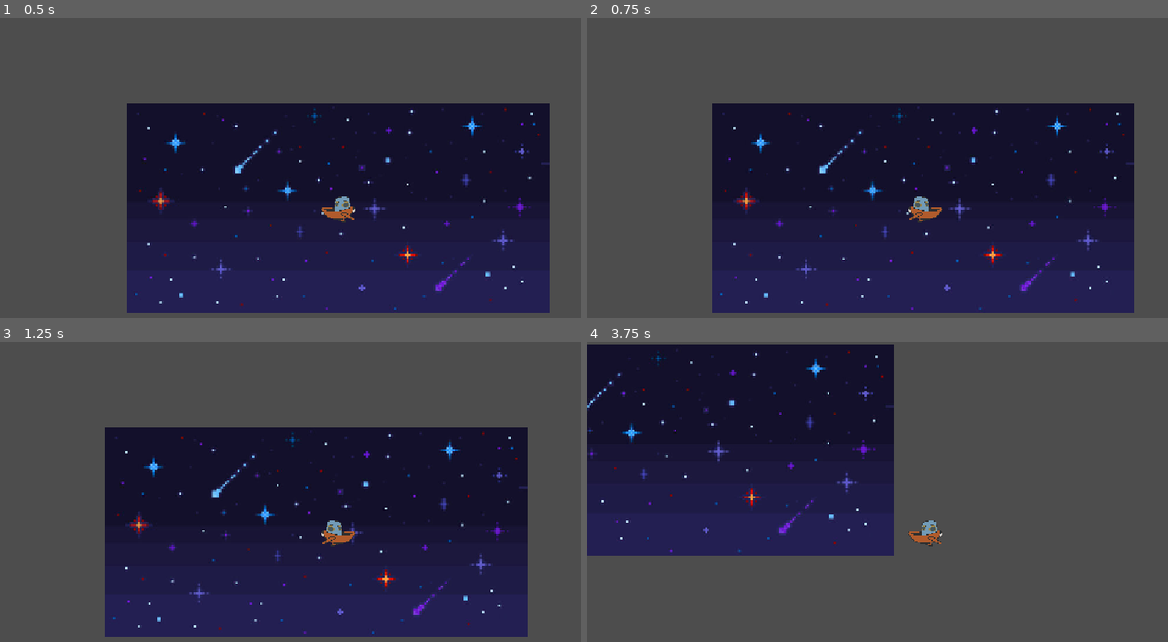
Above: before the commit, frames 1-4 (two rows, left to right).
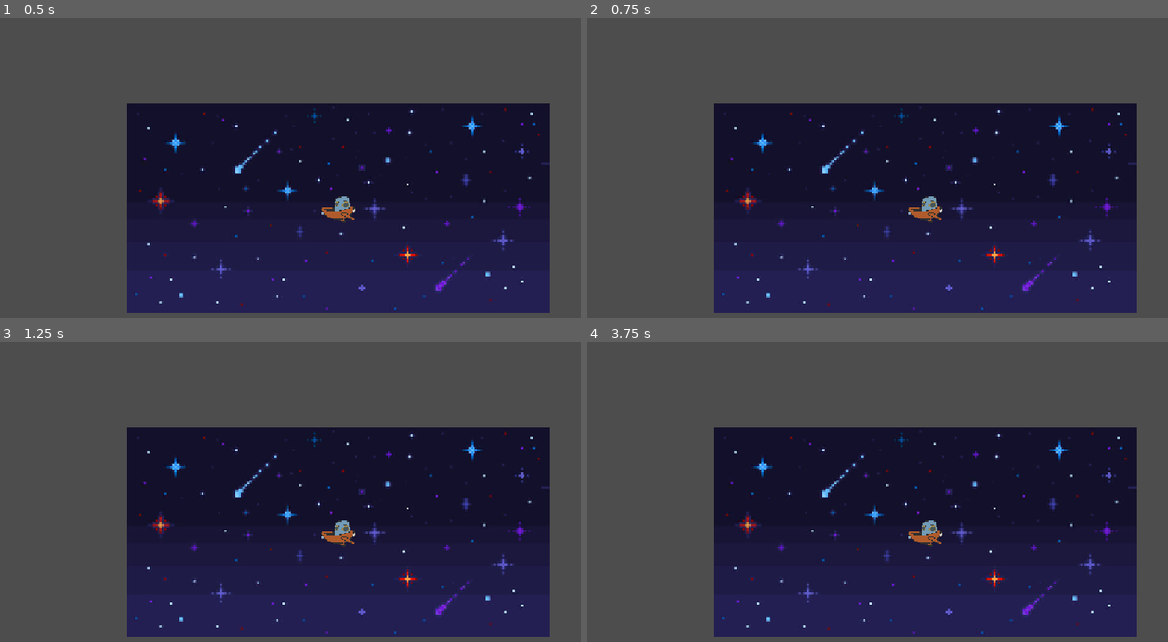
Above: after the commit, the same moments.

Repository: DudeNamedDarcy/CosmicJam2026
Game: Godot game, scene res://Scenes/game_scene.tscn
The game is run twice, just before and just after one commit, with the same random seed, the same clock (stepped at 60 frames per second) and the same inputs.
Inputs:
- Up to frame 1 (0.5 s): no input
- Up to frame 2 (0.75 s): tap Enter at 0.5 s; hold D (MoveRight) from 0.53 s (still down); hold Space (CastReel) from 0.53 s (still down)
- Up to frame 3 (1.25 s): keep holding D (MoveRight); keep holding Space (CastReel)
- Up to frame 4 (3.75 s): release D (MoveRight) at 1.28 s; release Space (CastReel) at 1.28 s; hold S (MoveDown) 1.28-2.03 s; tap Space (CastReel) at 1.35, 2.85 s; hold D (MoveRight) 2.03-2.78 s; hold Space (CastReel) 2.03-2.78 s; hold W (MoveUp) 2.78-3.53 s; hold A (MoveLeft) from 3.53 s (still down); hold Space (CastReel) from 3.53 s (still down)

Frame 1 is identical in both runs. In frame 2, 2.6% of the frame differs, in the area x 21-95%, y 28-99%; in frame 3, 8.3%; in frame 4, 67%, in the area x 0-95%, y 0-99%.

Commit message:
added lerping speed

Diff:
--- a/Scenes/player_controller.gd
+++ b/Scenes/player_controller.gd
@@ -5,9 +5,16 @@
 @export var acceleration: float
 @export var friction: float
 
+var isFishing: bool
+
 var characterDirection: Vector2
 
 func _physics_process(delta: float) -> void:
+	if isFishing:
+		velocity = velocity.move_toward(Vector2.ZERO, friction * delta * 3)
+		move_and_slide()
+		return
+
 	characterDirection.x = Input.get_axis("MoveLeft", "MoveRight")
 	characterDirection.y = Input.get_axis("MoveUp", "MoveDown")
 	characterDirection = characterDirection.normalized()
@@ -29,3 +36,8 @@
 		velocity = velocity.move_toward(Vector2.ZERO, friction * delta)
 
 	move_and_slide()
+
+func _input(event):
+	if event.is_action_pressed("CastReel"):
+		isFishing = !isFishing
+		print(isFishing)
--- a/Scenes/player_controller.tscn
+++ b/Scenes/player_controller.tscn
@@ -12,7 +12,7 @@
 sprite = NodePath("Sprite2D")
 maxMovementSpeed = 200.0
 acceleration = 150.0
-friction = 125.0
+friction = 180.0
 
 [node name="Sprite2D" type="Sprite2D" parent="." unique_id=1811173736]
 texture = ExtResource("1_rd8vp")
